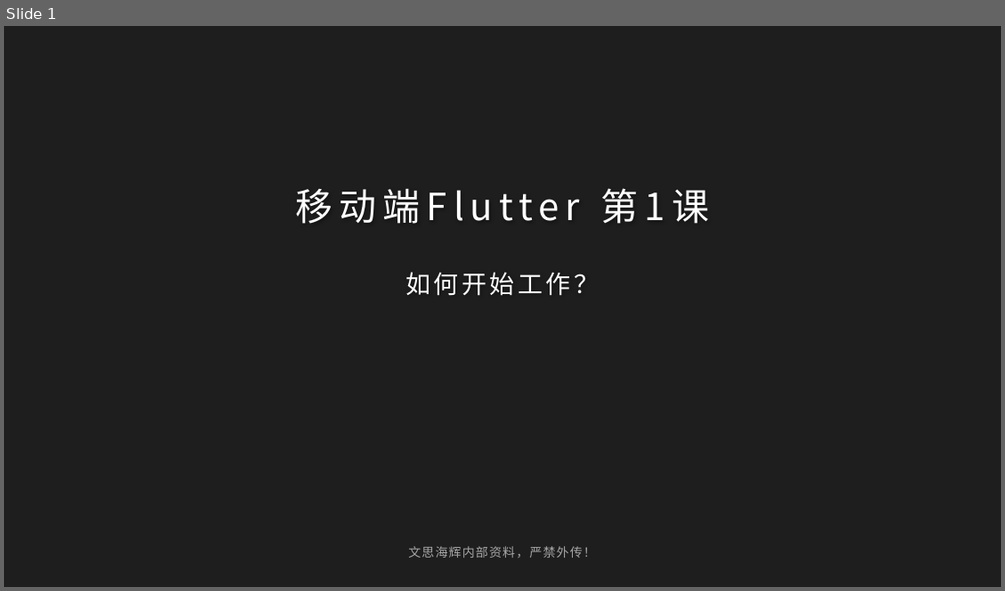
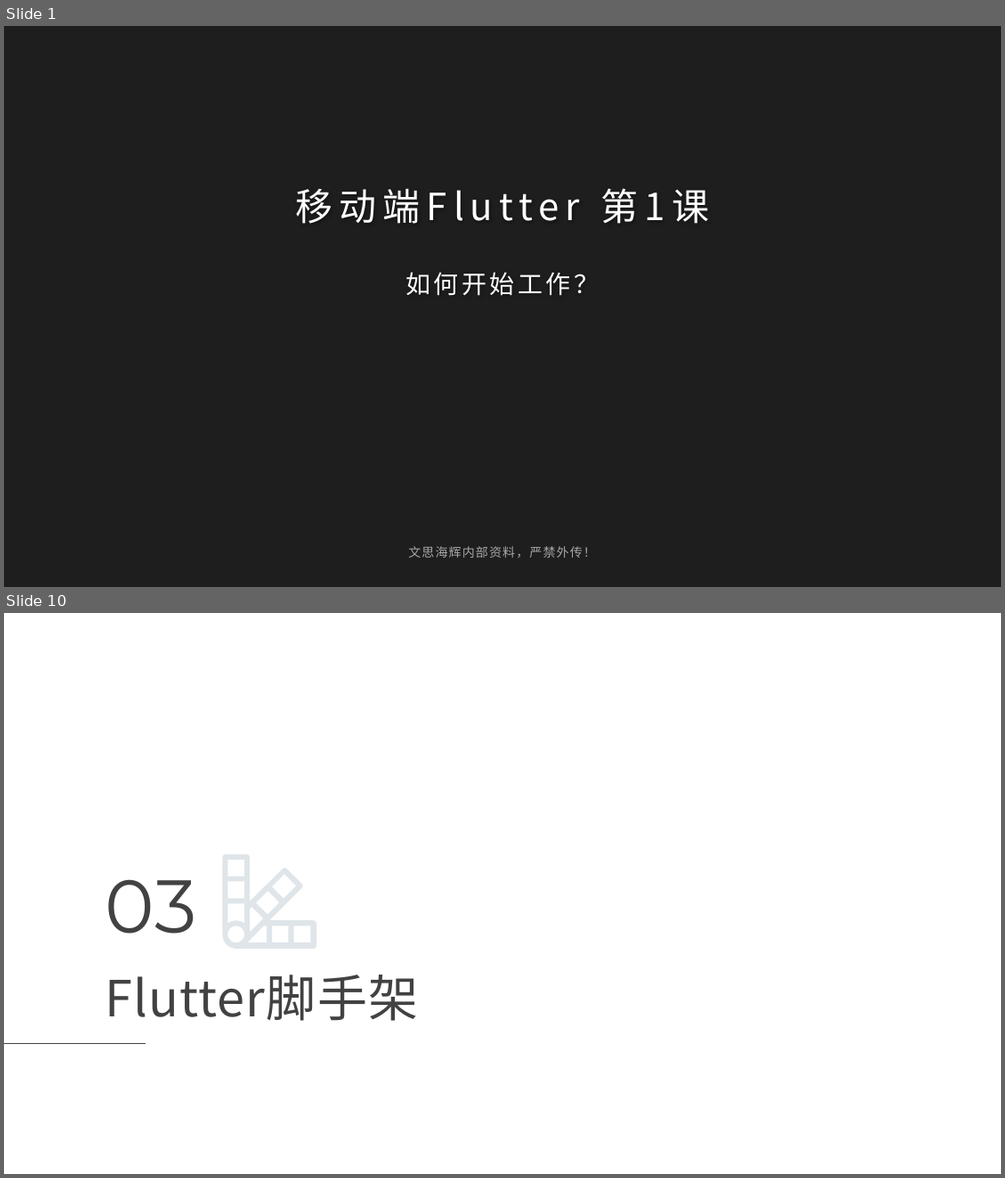
Before and after one commit to maosong-pactera/training, a slide deck: flutter/移动端Flutter_第1课_如何开始工作？.pptx. Shown one above the other, each under a label of ours: slide 1 before the commit, slides 1 and 10 after it; the slides between them are not shown. The pictures are 1005x591 and 1005x1178 pixels, drawn with LibreOffice and Linux fonts; fonts in the diff are those of the drawing; background and template pictures are left out; a plain dark background stands for a picture behind light text. Boxes give left, top, right and bottom in pixels: in the first picture for what was removed or moved away, otherwise in the second. Text is boxed around its words. In the diff, an @@ line names an element or a change of style, - is before the commit and + after.

```diff
--- a/flutter/移动端Flutter_第1课_如何开始工作？.pptx
+++ b/flutter/移动端Flutter_第1课_如何开始工作？.pptx
@@ slide 10 added at [4,613,1001,1174], background picture (left out) @@
@@ text added at [105,879,196,933], 72 pt, text #424242 @@
+03
@@ freeform shape added at [222,854,316,949], fill #5F7D95 at 20% opacity @@
@@ title added at [105,974,418,1021], 48 pt, text #424242 @@
+Flutter脚手架
@@ line added from (4, 1044) to (146, 1044), #424242 0.75 pt @@
```
Also in this commit, not shown: 11 slides changed, 5 other slides added, 4 other files.
